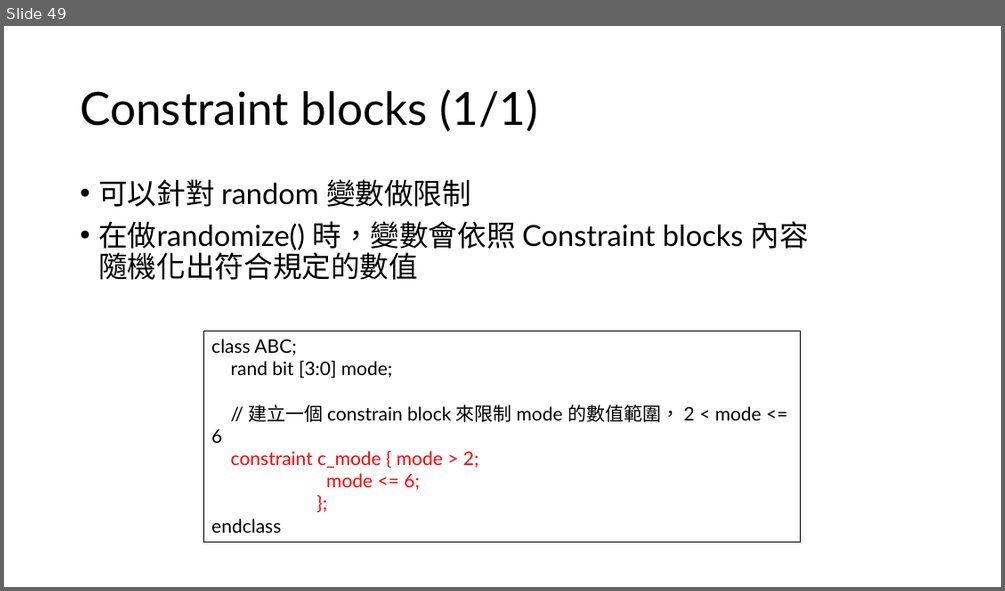
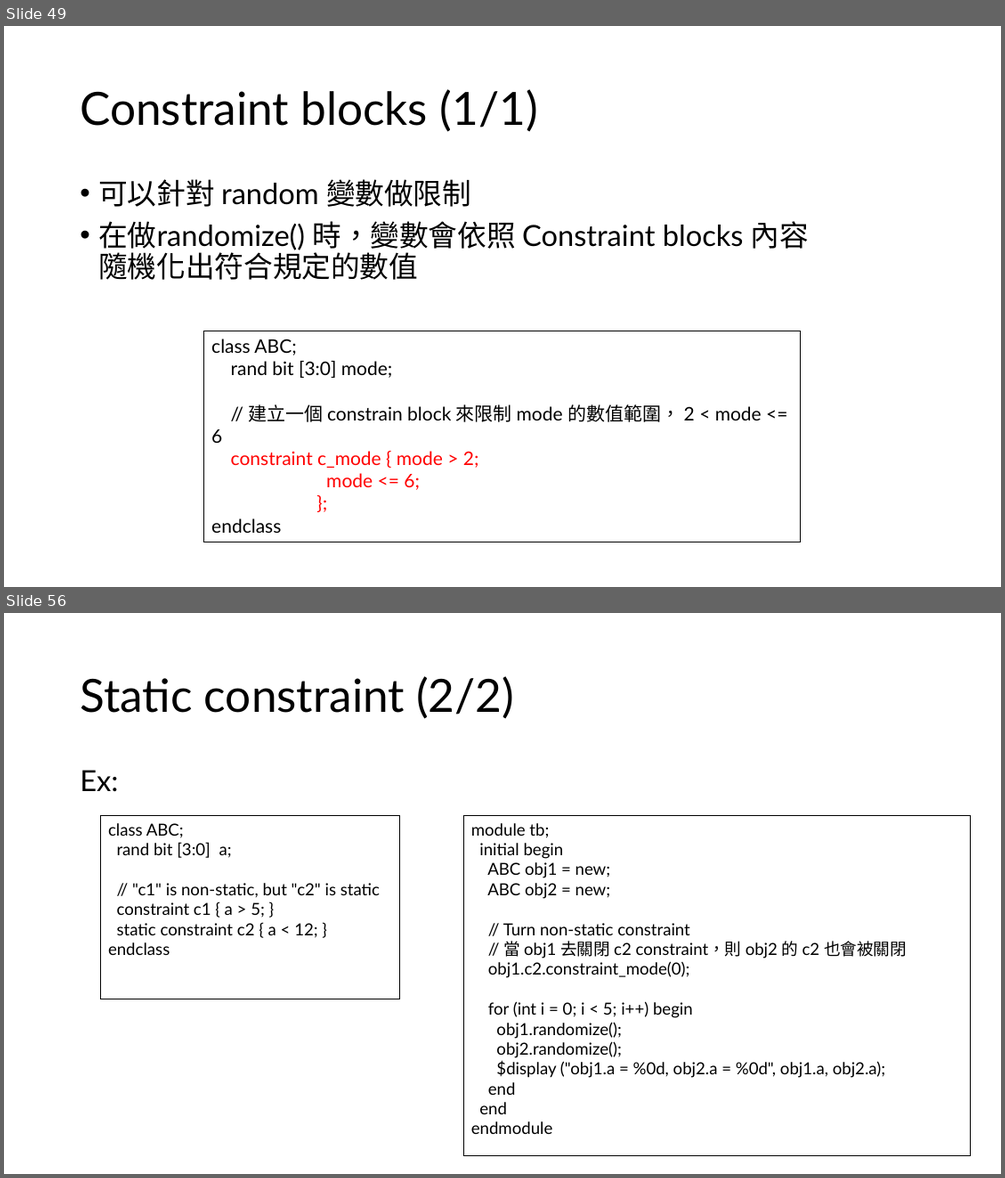
Before and after one commit to s9001055/DV_learning, a slide deck: systemverilog/SystemVerilog_語法學習.pptx. Shown one above the other, each under a label of ours: slide 49 before the commit, slides 49 and 56 after it; the slides between them are not shown. The pictures are 1005x591 and 1005x1178 pixels, drawn with LibreOffice and Linux fonts; fonts in the diff are those of the drawing. Boxes give left, top, right and bottom in pixels: in the first picture for what was removed or moved away, otherwise in the second. Text is boxed around its words. In the diff, an @@ line names an element or a change of style, - is before the commit and + after.

Commit message:
Modify: SystemVerilog_語法學習.pptx Add: chapter 6 Constraints

```diff
--- a/systemverilog/SystemVerilog_語法學習.pptx
+++ b/systemverilog/SystemVerilog_語法學習.pptx
@@ slide 56 added at box(4, 613, 1001, 1174), background #FFFFFF @@
@@ title added at box(80, 676, 514, 719), 44 pt, text #000000 @@
+Static constraint (2/2)
@@ text added at box(80, 770, 118, 792), 28 pt, text #000000 @@
+Ex:
@@ rectangle added at box(101, 816, 400, 999), outline #000000 0.75 pt, 16 pt, text #000000 @@
+class ABC;
+rand bit [3:0] a;
+// "c1" is non-static, but "c2" is static
+constraint c1 { a > 5; }
+static constraint c2 { a < 12; }
+endclass
@@ rectangle added at box(464, 816, 971, 1155), outline #000000 0.75 pt, 16 pt, text #000000 @@
+module tb;
+initial begin
+ABC obj1 = new;
+ABC obj2 = new;
+// Turn non-static constraint
+// 當 obj1 去關閉 c2 constraint，則 obj2 的 c2 也會被關閉
+obj1.c2.constraint_mode(0);
+for (int i = 0; i < 5; i++) begin
+obj1.randomize();
+obj2.randomize();
+$display ("obj1.a = %0d, obj2.a = %0d", obj1.a, obj2.a);
+end
+end
+endmodule
```
Also in this commit, not shown: 2 slides changed, 13 other slides added, 2 other files.
